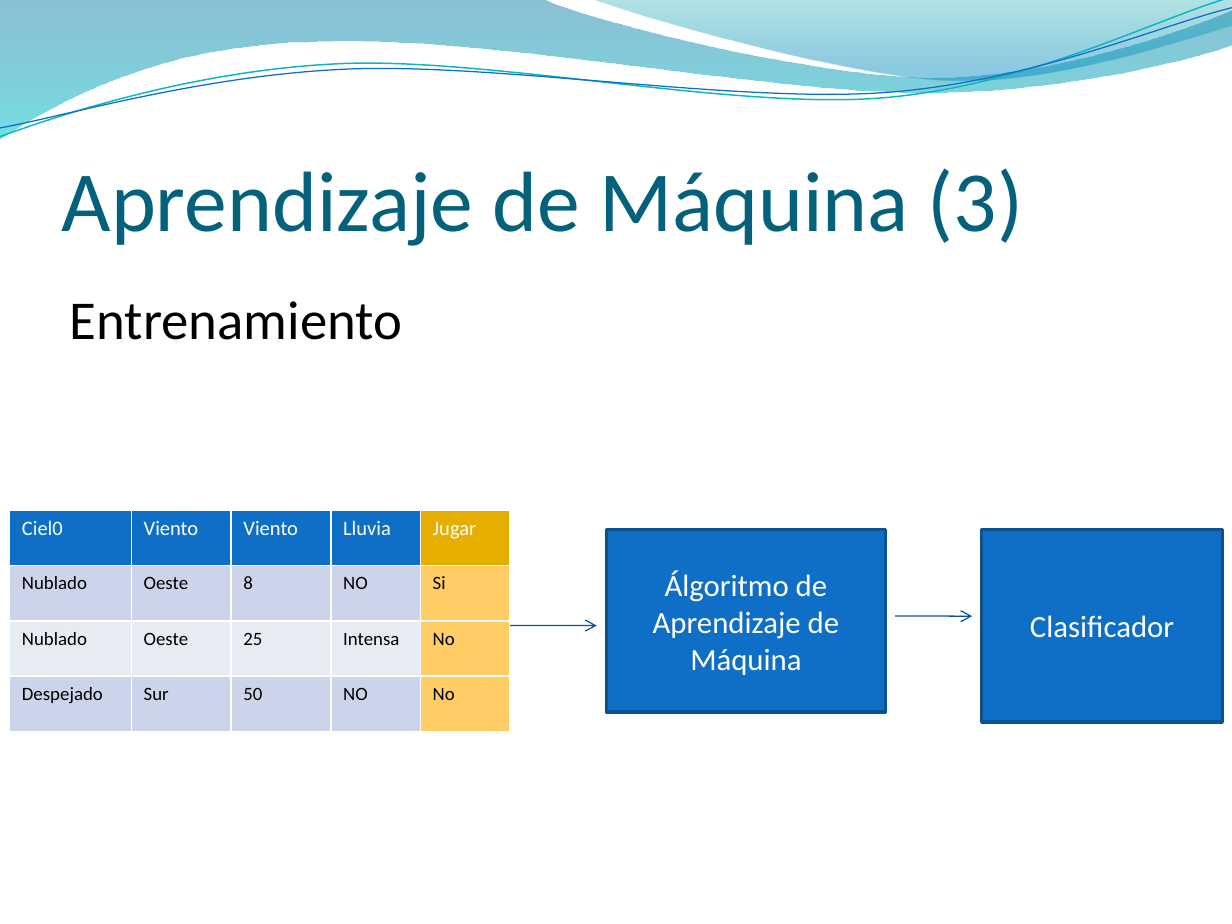
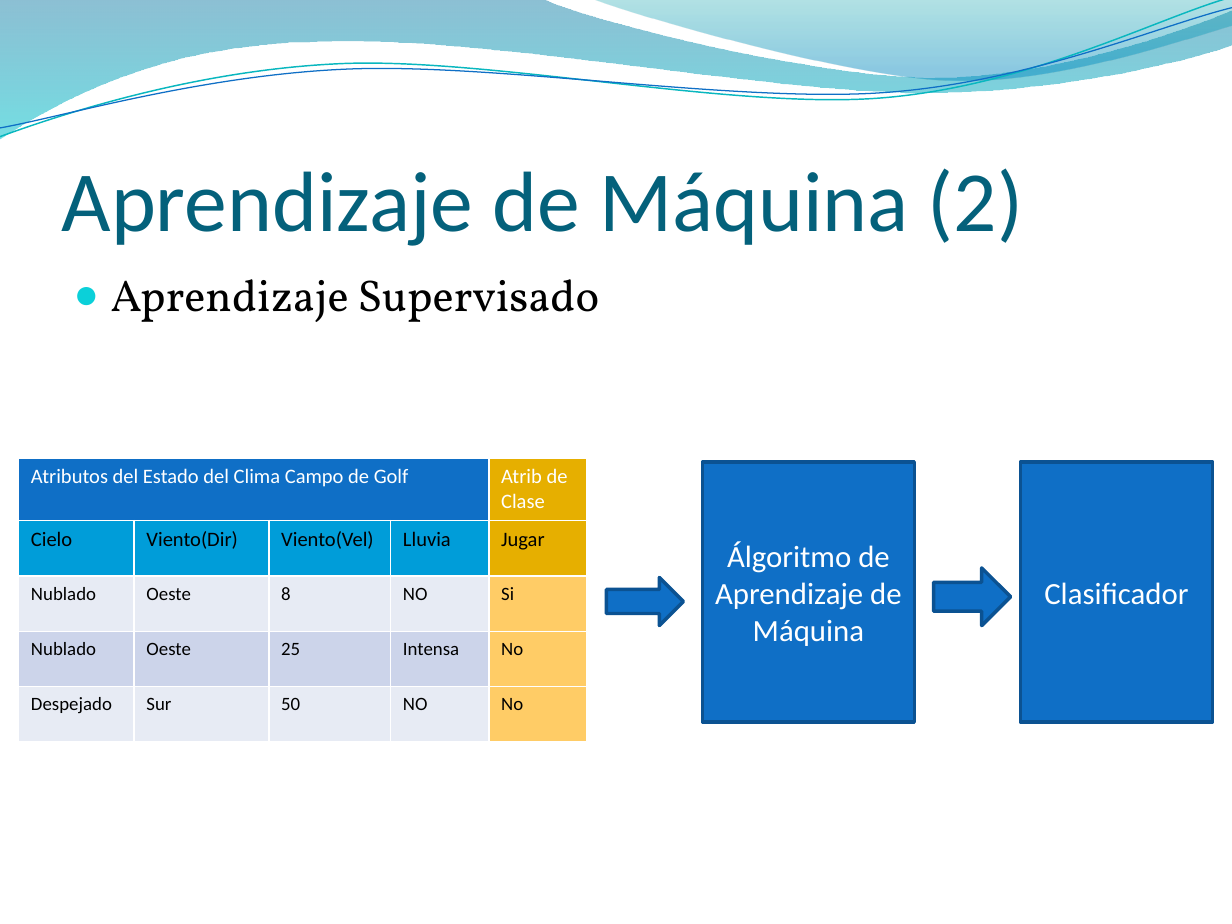
Before and after one commit to jaffadog/neuralito, a slide deck: slide 13 of neuralito/ArfGen/docs/Entregas/Informe Final/presentacion/esteban2.pptx (slide 15 before the commit). Drawn at 1232x924 pixels with LibreOffice and Linux fonts; fonts in the diff are those of the drawing; background and template pictures are left out. Boxes give left, top, right and bottom in pixels: in the first picture for what was removed or moved away, otherwise in the second. Text is boxed around its words. In the diff, an @@ line names an element or a change of style, - is before the commit and + after.

```diff
--- a/neuralito/ArfGen/docs/Entregas/Informe Final/presentacion/esteban2.pptx
+++ b/neuralito/ArfGen/docs/Entregas/Informe Final/presentacion/esteban2.pptx
@@ title at bbox=[62, 168, 1023, 246]: text changed @@
-Aprendizaje de Máquina (3)
+Aprendizaje de Máquina (2)
@@ text added at bbox=[111, 279, 600, 322], 26 pt, text #000000 @@
+● Aprendizaje Supervisado
@@ text removed at bbox=[70, 301, 403, 340] @@
-Entrenamiento
@@ table at bbox=[18, 458, 588, 742] @@
-row 1: Ciel0 | Viento | Viento | Lluvia | Jugar
+row 1: Atributos del Estado del Clima Campo de Golf |  |  |  | Atrib de Clase
+row 2: Cielo | Viento(Dir) | Viento(Vel) | Lluvia | Jugar
@@ table: place and size @@
-table at bbox=[10, 510, 511, 732]
+table at bbox=[18, 458, 588, 742]
@@ rectangle "Álgoritmo de Aprendizaje de Máquina": place and size @@
-rectangle "Álgoritmo de Aprendizaje de Máquina" at bbox=[606, 530, 886, 712]
+rectangle "Álgoritmo de Aprendizaje de Máquina" at bbox=[702, 462, 914, 722]
@@ rectangle "Clasificador": place and size @@
-rectangle "Clasificador" at bbox=[982, 530, 1222, 722]
+rectangle "Clasificador" at bbox=[1020, 462, 1212, 722]
@@ right arrow added at bbox=[934, 568, 1011, 626], fill #0F6FC6, outline #0B5292 2 pt @@
@@ right arrow added at bbox=[606, 578, 684, 626], fill #0F6FC6, outline #0B5292 2 pt @@
@@ arrow removed from (510, 626) to (596, 626) @@
@@ arrow removed from (896, 616) to (972, 616) @@
```
Also in this commit, not shown: 21 other slides changed, 3 slides added, 1 slide removed.
